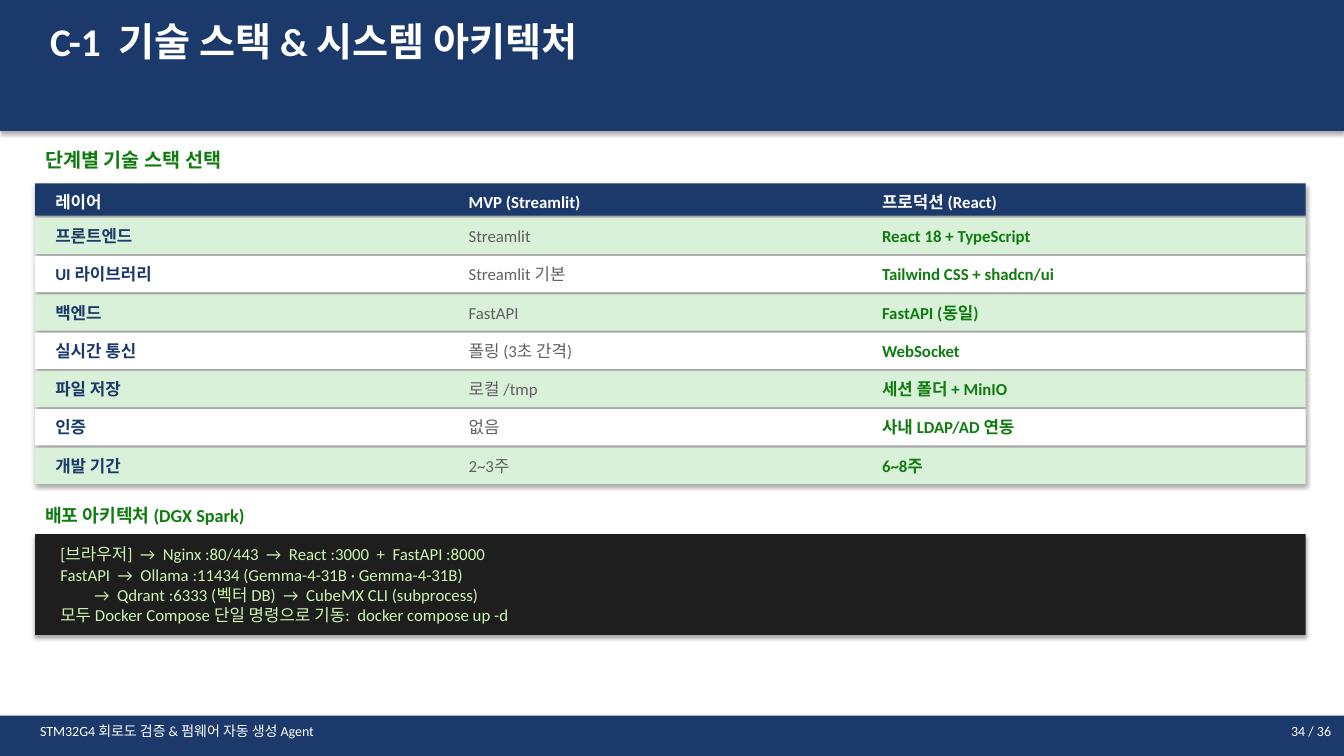
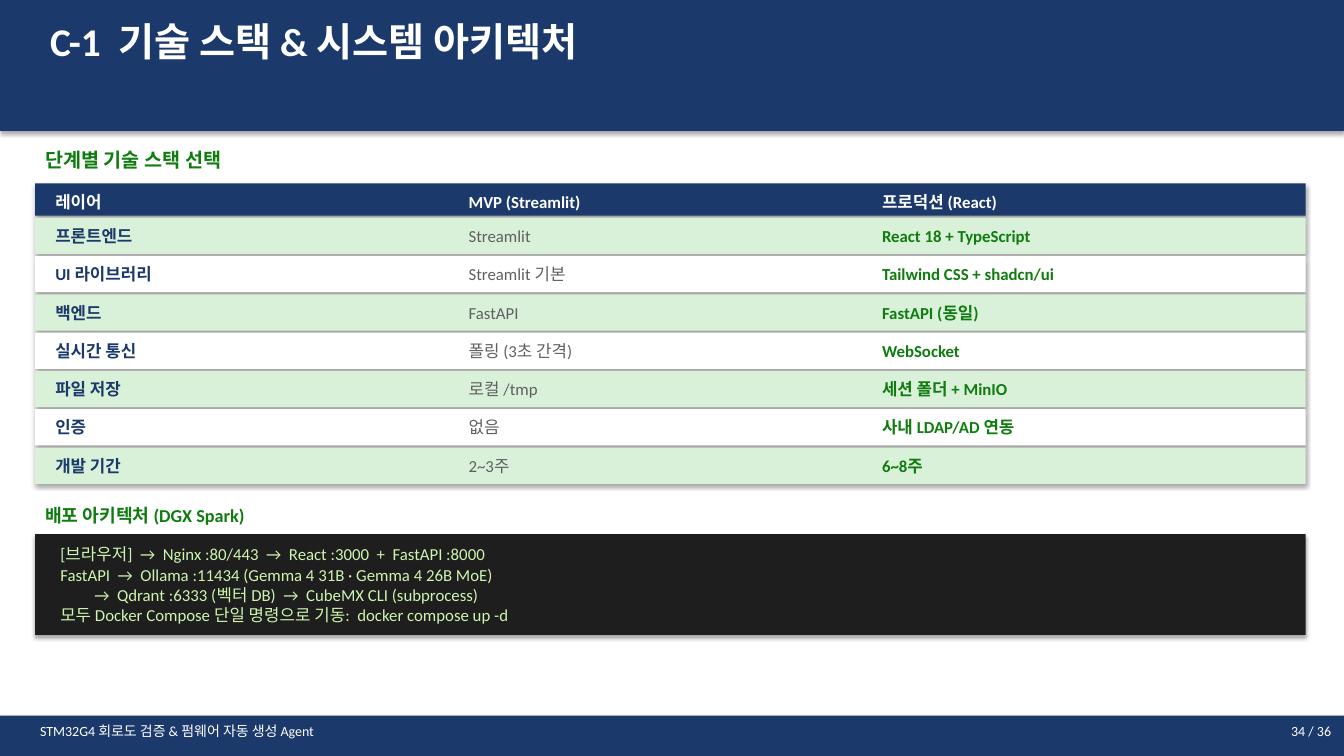
Before and after one commit to younlea/MotorDriveForge, a slide deck: slide 34 of STM32G4_Agent_Plan.pptx. Drawn at 1344x756 pixels with LibreOffice and Linux fonts; fonts in the diff are those of the drawing. Boxes give left, top, right and bottom in pixels: in the first picture for what was removed or moved away, otherwise in the second. Text is boxed around its words. In the diff, an @@ line names an element or a change of style, - is before the commit and + after.

```diff
--- a/STM32G4_Agent_Plan.pptx
+++ b/STM32G4_Agent_Plan.pptx
@@ text at <box>60,547,508,624</box>: text changed @@
-[브라우저] → Nginx :80/443 → React :3000 + FastAPI :8000
-FastAPI → Ollama :11434 (Gemma-4-31B · Gemma-4-31B)
-→ Qdrant :6333 (벡터 DB) → CubeMX CLI (subprocess)
-모두 Docker Compose 단일 명령으로 기동: docker compose up -d
+[브라우저] → Nginx :80/443 → React :3000 + FastAPI :8000
+FastAPI → Ollama :11434 (Gemma 4 31B · Gemma 4 26B MoE)
+→ Qdrant :6333 (벡터 DB) → CubeMX CLI (subprocess)
+모두 Docker Compose 단일 명령으로 기동: docker compose up -d
```
Also in this commit, not shown: 15 other slides changed, 8 other files.
